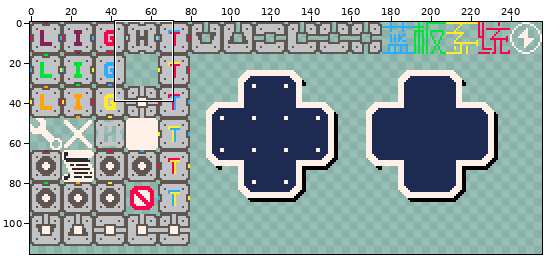
One commit to this pixel-art file: assets/texture/element.aseprite. The picture above shows the old version from afar; the outline marks the close-up.
Close-up. Before the commit:
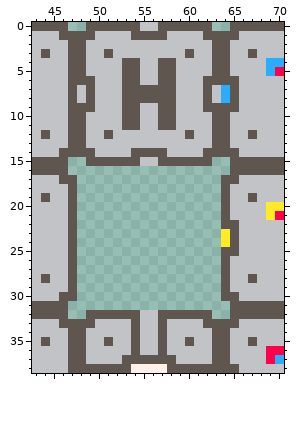
256x256 pixels, 1 frame. Shown: x 43..70, y 0..38. The wide view leaves out empty margins.
After:
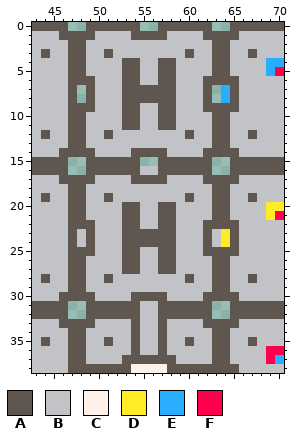
Palette (. is transparent): A #5f574f  B #c2c3c7  C #fff1e8  D #ffec27  E #29adff  F #ff004d
Commit: Fix element Jumper_Out
What changed:
{"where": "layer \"element\""}
{"y":0,"x":55,"old":"BB","new":".."}
{"y":7,"x":48,"old":"B","new":"."}
{"y":7,"x":63,"old":"B","new":"."}
{"y":8,"x":48,"old":"B","new":"."}
{"y":8,"x":63,"old":"B","new":"."}
{"y":15,"x":55,"old":"BB","new":".."}
{"y":16,"x":49,"old":"..............","new":"AAAAAABBAAAAAA"}
{"y":17,"x":48,"old":"................","new":"AABBBBAAAABBBBAA"}
{"y":18,"x":48,"old":"................","new":"ABBBBBBBBBBBBBBA"}
{"y":19,"x":48,"old":"................","new":"ABBABBBBBBBBABBA"}
{"y":20,"x":48,"old":"................","new":"ABBBBAABBAABBBBA"}
{"y":21,"x":48,"old":"................","new":"ABBBBAABBAABBBBA"}
{"y":22,"x":48,"old":"................","new":"AABBBAABBAABBBAA"}
{"y":23,"x":48,"old":"................","new":"BABBBAAAAAABBBAB"}
{"y":24,"x":48,"old":"................","new":"BABBBAAAAAABBBAB"}
{"y":25,"x":48,"old":"................","new":"AABBBAABBAABBBAA"}
{"y":26,"x":48,"old":"................","new":"ABBBBAABBAABBBBA"}
{"y":27,"x":48,"old":"................","new":"ABBBBAABBAABBBBA"}
{"y":28,"x":48,"old":"................","new":"ABBABBBBBBBBABBA"}
{"y":29,"x":48,"old":"................","new":"ABBBBBBBBBBBBBBA"}
{"y":30,"x":48,"old":"................","new":"AABBBBAAAABBBBAA"}
{"y":31,"x":49,"old":"..............","new":"AAAAAABBAAAAAA"}
{"label":"erased","picture_box":[140,22,158,31]}
{"label":"erased","picture_box":[77,85,86,103]}
{"label":"erased","picture_box":[212,85,221,103]}
{"label":"changed","picture_box":[77,157,221,310]}
